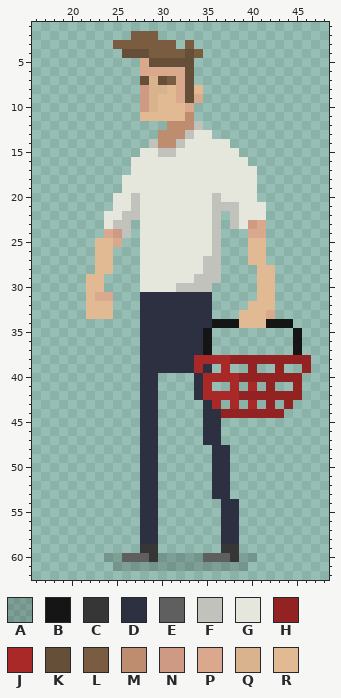
Pixel-art sprite -- Bag Boyz/Assets/Sprites/Player/Idle/Idle_Left/Idle_Left6.png. Above: the version before the commit.
The file is 64x64 pixels. Shown: x 16..48, y 1..62.
Palette (. is transparent): A #0000002a  B #161515  C #363636  D #2d3041  E #5f5f5f  F #c0c2bb  G #e5e7dd  H #932222  J #a92929  K #664f38  L #7a5d41  M #be8d70  N #cf9a83  P #d9a88d  Q #d9b38d  R #e1ba94
Pixels before, first column x 22:
 2 .....LLL.................
 3 ...LLLLLLL.L.............
 4 ....KKKLLLLKL............
 5 ......PKKKKK.............
 6 ......PPPPPK.............
 7 ......KQKLPK.............
 8 ......NQQRPKR............
 9 ......NQRRPKP............
10 ......NQRRRP.............
11 ......RRRRRM.............
12 .........MMMF............
13 ........MMMFGG...........
14 .......FMMFGGGGG.........
15 ......GGFFGGGGGGG........
16 .....GGGGGGGGGGGGG.......
17 .....GGGGGGGGGGGGGG......
18 ....GGGGGGGGGGGGGGG......
19 ....GGGGGGGGGGGGGGG......
20 ...GGFGGGGGGGGFGGGG......
21 ...GGFGGGGGGGGFFFGGG.....
22 ..GGFFGGGGGGGGF.FGGG.....
23 ..GFF.GGGGGGGGF.FGNP.....
24 ..PNF.GGGGGGGGF...PP.....
25 .RRP..GGGGGGGGF...RR.....
26 .RR...GGGGGGGGF...RR.....
27 .RR...GGGGGGGFF...RR.....
28 .RR...GGGGGGGFF....RR....
29 RR....GGGGGGFFF....RR....
30 RR....GGGGFFFF.....RR....
31 RPP...DDDDDDDD.....RR....
32 RRR...DDDDDDDD....RRR....
33 RRR...DDDDDDDD...RRRP....
34 ......DDDDDDDDBBBRRRBBB..
35 ......DDDDDDDB.........B.
36 ......DDDDDDDB.........B.
37 ......DDDDDDDB.........B.
38 ......DDDDDDJJJJHHHHHHHHH
39 ......DDDDDDJD.J..H..H..H
40 ......DD....DJJJJHHHHHHH.
41 ......DD....DJ..J.J.H..H.
42 ......DD....DJJJJHHHHHHH.
43 ......DD.....DJ.J.J.H.H..
44 ......DD.....DDHHHHHHH...
45 ......DD.....DD..........
46 ......DD.....DD..........
47 ......DD.....DD..........
48 ......DD......DD.........
49 ......DD......DD.........
50 ......DD......DD.........
51 ......DD......DD.........
52 ......DD......DD.........
53 ......DD......DD.........
54 ......DD.......DD........
55 ......DD.......DD........
56 ......DD.......DD........
57 ......DD.......DD........
58 ......DD.......DD........
59 ......CC.......CC........
60 ..AAEEECAAAAAEEECAA......
61 ...AAAAAAAAAAAAAAA.......
Once edited:
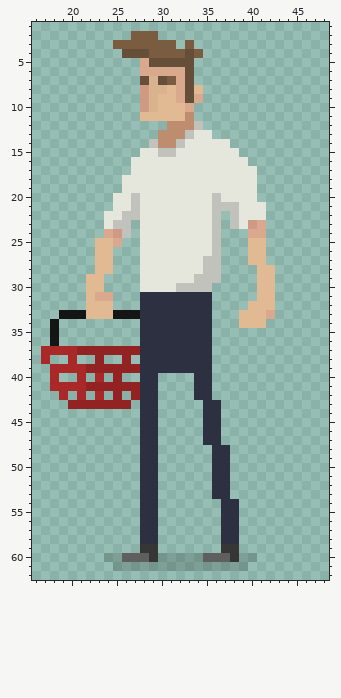
Changes in this commit:
y 33: x 19..21 ... -> BBB; x 25..27 ... -> BBB
y 34: x 18 . -> B; x 36..38 BBB -> ...; x 42..44 BBB -> ...
y 35..36: x 18 . -> B; x 35 B -> D; x 45 B -> .
y 37: x 17..27 ........... -> JJJJHHHHHHH; x 35 B -> D; x 45 B -> .
y 38: x 17 . -> J; x 20 . -> J; x 23 . -> H; x 26 . -> H; x 34..46 JJJJHHHHHHHHH -> DD...........
y 39: x 18..27 .......... -> JJJJHHHHHH; x 34 J -> D; x 37 J -> .; x 40 H -> .; x 43 H -> .; x 46 H -> .
y 40: x 18 . -> J; x 21 . -> J; x 23 . -> J; x 25 . -> H; x 35..45 JJJJHHHHHHH -> D..........
y 41: x 18..27 .......... -> JJJJHHHHHH; x 35 J -> D; x 38 J -> .; x 40 J -> .; x 42 H -> .; x 45 H -> .
y 42: x 19 . -> J; x 21 . -> J; x 23 . -> J; x 25 . -> H; x 27 . -> H; x 35..45 JJJJHHHHHHH -> D..........
y 43: x 20..26 ....... -> HHHHHHH; x 36 J -> D; x 38 J -> .; x 40 J -> .; x 42 H -> .; x 44 H -> .
y 44: x 37..43 HHHHHHH -> .......
Boxes around the changes in both pictures, in picture pixels (x1, y1, x2, y2):
added: (41, 310, 140, 409)
changed: (194, 319, 311, 418)
